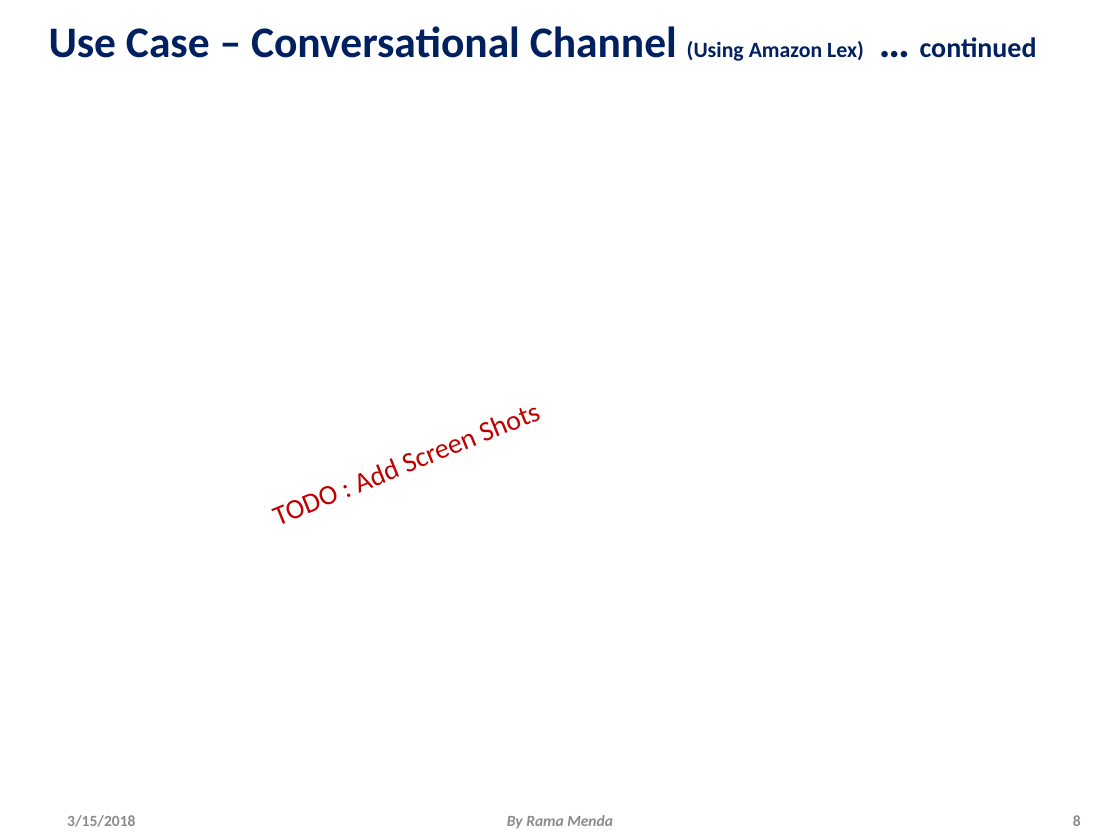
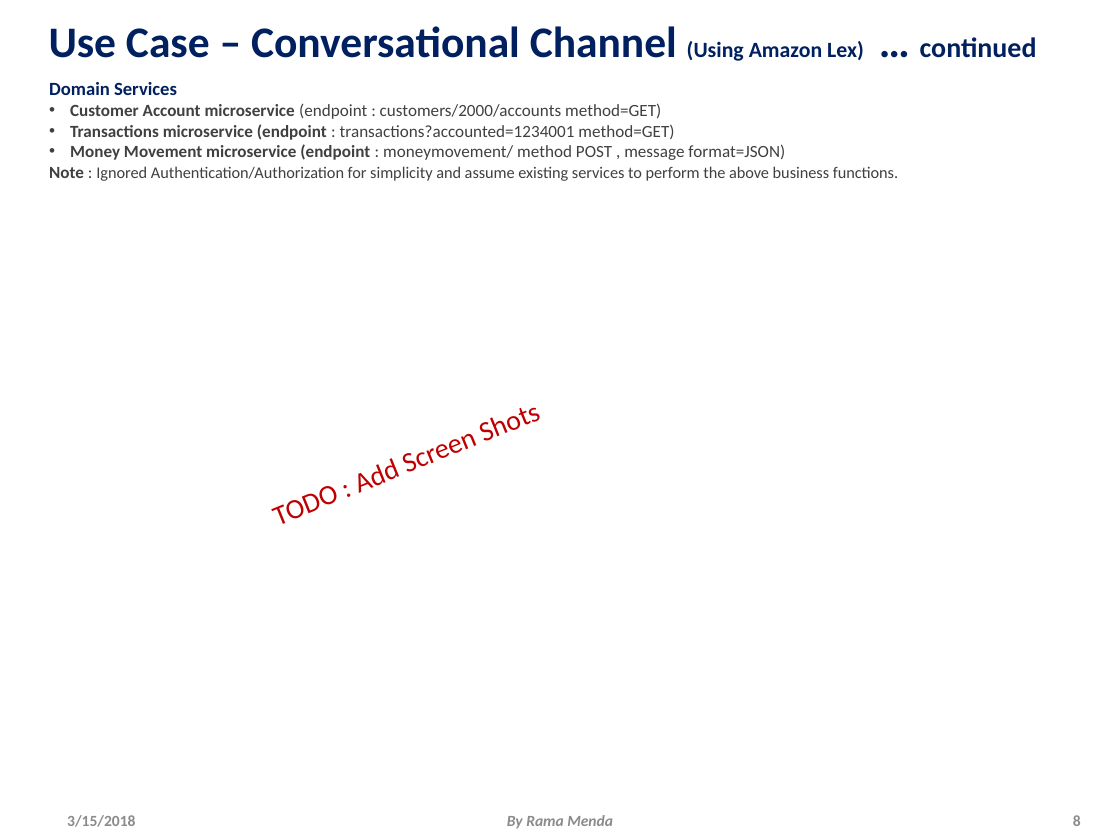
Before and after one commit to ramamenda/AI, a slide deck: slide 8 of EvolutionOfConversationalBanking_v1.0.pptx. Drawn at 1120x840 pixels with LibreOffice and Linux fonts; fonts in the diff are those of the drawing. Boxes give left, top, right and bottom in pixels: in the first picture for what was removed or moved away, otherwise in the second. Text is boxed around its words. In the diff, an @@ line names an element or a change of style, - is before the commit and + after.

```diff
--- a/EvolutionOfConversationalBanking_v1.0.pptx
+++ b/EvolutionOfConversationalBanking_v1.0.pptx
@@ text added at (x1=49, y1=82, x2=898, y2=181), 11 pt, text #404040 @@
+Domain Services
+• Customer Account microservice (endpoint : customers/2000/accounts method=GET)
+• Transactions microservice (endpoint : transactions?accounted=1234001 method=GET)
+• Money Movement microservice (endpoint : moneymovement/ method POST , message format=JSON)
+Note : Ignored Authentication/Authorization for simplicity and assume existing services to perform the above business functions.
```
Also in this commit, not shown: 3 other slides changed.
